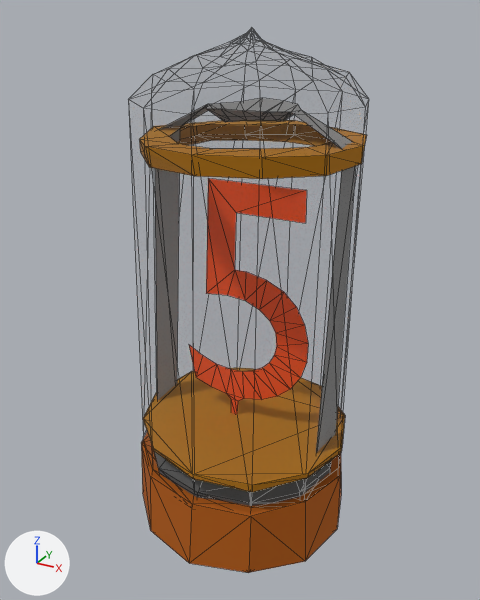
An edit to the glTF model SpotTheDifference/models/obj_num05_base.gltf, drawn before and after from the same camera.
Both versions are drawn from a 50 mm camera at (0.431, -0.773, 0.736) aimed at (0.008, -0.004, 0.351). The axes (+X, +Y, +Z) are drawn at lower left. The lights are the same throughout. Mesh edges are drawn as thin lines. Objects named as collision shapes, trigger or cutter boxes, shadow casters or lower levels of detail are left out. Vertices at the same position are counted once.

The first picture shows 'obj_num05_base'.
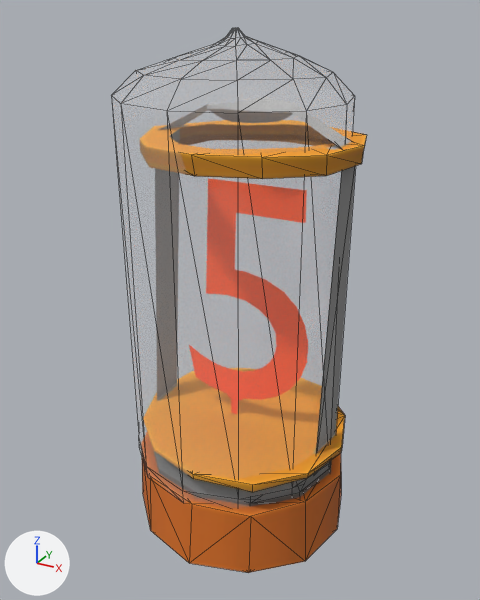
What the commit changed:
Picture 'obj_num05_base' (img_obj_num05_base) is new.
Material 'obj_num05_base' (mat_obj_num05_base) is new.
Uses the picture img_obj_num05_base.
Material 'obj_num00_glass' (mat_obj_num00_glass) is new.
Its base color is (1.0, 1.0, 1.0) (white #ffffff).
Its roughness is 1.0.
Its alpha is 0.1.
me_cylinder_186 is used by ob_obj_num05_base; location (0.0, 0.0, 0.0).
Verts and faces of me_cylinder_186; kept vertices keep their numbers, new ones are numbered from 348.
Before the commit, vertices of me_cylinder_186: 68 (0.14, 0.0, 0.122).
Before the commit, vertices of me_cylinder_186: 144 (0.054, -0.028, 0.61) at pixel (263, 119), 145 (0.036, -0.036, 0.609) at pixel (247, 120), 146 (0.015, -0.042, 0.609) at pixel (230, 120), 147 (0.0, -0.028, 0.604) at pixel (225, 122), 148 (-0.013, -0.009, 0.612).
Before the commit, vertices of me_cylinder_186: 149 (-0.012, 0.011, 0.602), 150 (-0.003, 0.03, 0.609) at pixel (244, 111), 151 (0.015, 0.038, 0.606), 152 (0.036, 0.038, 0.604), 153 (0.055, 0.028, 0.602) at pixel (283, 121).
Before the commit, vertices of me_cylinder_186: 154 (0.064, 0.009, 0.607) at pixel (283, 119), 155 (0.064, -0.011, 0.608) at pixel (276, 120).
me_cylinder_186 had 348 vertices, 582 faces and spanned x -0.16..0.177, y -0.165..0.163, z -0.004..0.714.
me_cylinder_186 no longer uses material mat_obj_global_glass.
me_cylinder_186 now has 240 vertices, 370 faces and spans x -0.16..0.177, y -0.165..0.163, z -0.004..0.625.
Part 1, on me_cylinder_186:
Vertex 68 moves to (0.14, 0.0, 0.126).
Part 2, on me_cylinder_186:
Vertex 144 moves to (0.054, -0.028, 0.607).
Vertex 145 moves to (0.036, -0.039, 0.607).
Vertex 146 moves to (0.015, -0.038, 0.607).
Vertex 147 moves to (-0.003, -0.028, 0.607).
Vertex 148 moves to (-0.013, -0.01, 0.607).
Vertex 149 moves to (-0.013, 0.01, 0.607).
Vertex 150 moves to (-0.002, 0.028, 0.607).
Vertex 151 moves to (0.016, 0.038, 0.607).
Vertex 152 moves to (0.036, 0.038, 0.607).
Vertex 153 moves to (0.054, 0.028, 0.607).
Vertex 154 moves to (0.064, 0.01, 0.607).
Vertex 155 moves to (0.064, -0.011, 0.607).
me_cylinder_186 part 3: 370 faces spanning x -0.16..0.177, y -0.165..0.163, z -0.004..0.625 switch from mat_obj_global_steampunk01 to mat_obj_num05_base.
Mesh me_mesh_048 is new.
It has 108 vertices, 212 faces and spans x -0.156..0.157, y -0.156..0.154, z 0.074..0.713.
It uses material mat_obj_num00_glass (white #ffffff).
Object 'obj_num05_glass' (ob_obj_num05_glass) is new; it shows me_mesh_048.
Its location is (0.0, 0.0, 0.0).

Changed parts and their boxes [x1, y1, x2, y2] in the pictures (480 x 600 px; the box of a moved part takes in the faces that stretch with it):
'obj_num05_glass', added
    after: [111, 28, 355, 508]
'obj_num05_base', reshaped (7% shorter)
    before: [140, 98, 367, 573]
    after: [142, 132, 367, 573]
part 1 of me_cylinder_186, moved or reshaped
    before: [296, 461, 330, 492]
    after: [297, 463, 330, 492]
part 2 of me_cylinder_186, moved or reshaped (not visible afterwards)
    before: [207, 98, 301, 122]
part 3 of me_cylinder_186, recoloured
    before: [140, 104, 367, 573]
    after: [142, 132, 367, 573]
